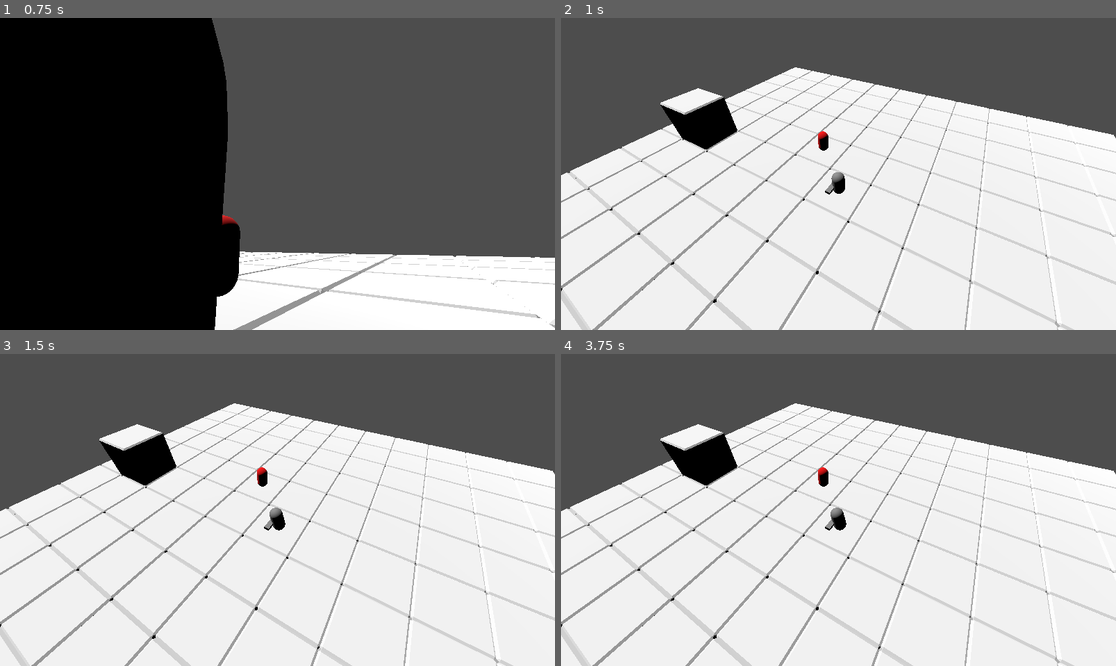
Above: before the commit, frames 1-4 (two rows, left to right).
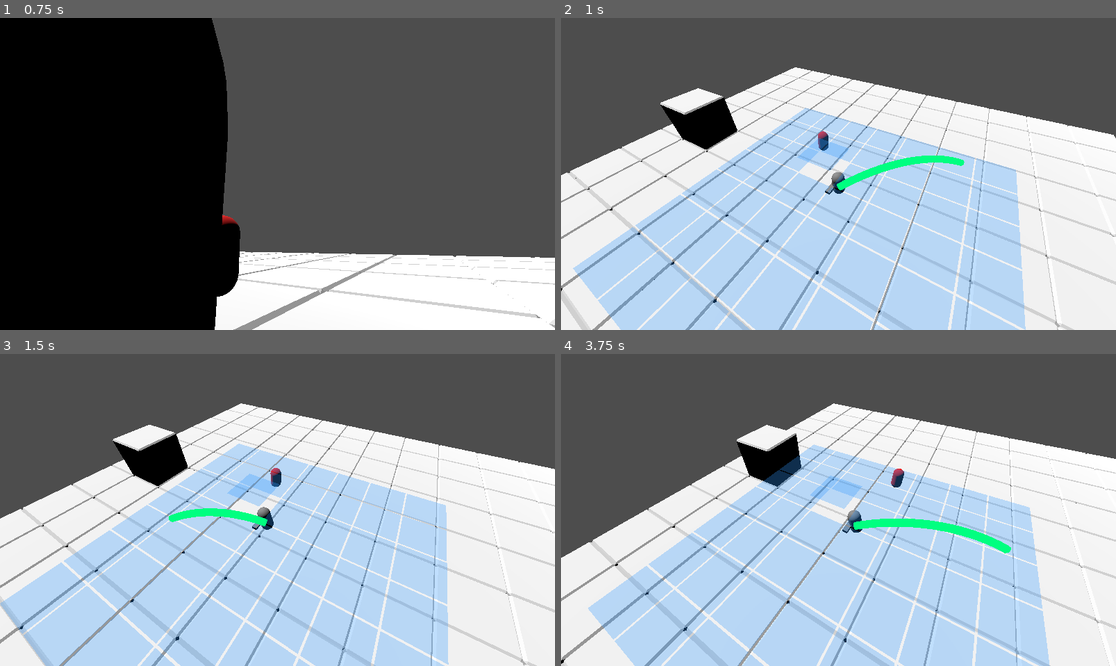
Above: after the commit, the same moments.

Repository: NipunaGi/HackPrinceton_SRPG
Game: Godot game, scene res://Scenes/node_3d.tscn
Two runs of this game, one before a commit and one after it. Both use one fixed random seed, a clock stepped at 60 frames per second and the inputs below.
Inputs (mouse positions are in pixels of both pictures, inside the frame that each line leads up to):
- Up to frame 1 (0.75 s): move the mouse to (399, 158) at 0.52 s; hold E (tiltRight) from 0.53 s (still down); click (399, 158) at 0.67 s
- Up to frame 2 (1 s): keep holding E (tiltRight); tap Space (jump) at 0.77 s
- Up to frame 3 (1.5 s): move the mouse to (166, 525) at 1.27 s; release E (tiltRight) at 1.28 s; hold Q (tiltLeft) from 1.28 s (still down); click (166, 525) at 1.42 s
- Up to frame 4 (3.75 s): tap Space (jump) at 1.52, 2.75, 3.02 s; tap Enter at 2, 3.5 s; move the mouse to (894, 441) at 2.02 s; release Q (tiltLeft) at 2.03 s; hold E (tiltRight) 2.03-3.53 s; click (894, 441) at 2.17 s; move the mouse to (810, 572) at 2.77 s; click (810, 572) at 2.92 s; move the mouse to (1005, 556) at 3.52 s; hold Q (tiltLeft) from 3.53 s (still down); click (1005, 556) at 3.67 s

Frame 1 is identical in both runs. In frame 2, 39% of the frame differs, in the area x 2-84%, y 28-100%; in frame 3, 46%; in frame 4, 51%, in the area x 0-100%, y 15-100%.

Commit message:
Update Player.gd
gl

Diff:
--- a/project-srpg/Scripts/Player.gd
+++ b/project-srpg/Scripts/Player.gd
@@ -3,12 +3,25 @@
 # ----- Grid / Movement -----
 @export var grid_size = 4.0
 @export var move_duration = 0.2
-@export var move_range = 1 # 3x3 grid (1 tile away)
+@export var move_range = 3 # 3x3 grid (1 tile away)
 
 # ----- Camera / Tilt -----
 @export var sensitivity = 100
 @export var camera_tilt = 1.0
 @export var peek_offset = 3.0
+
+# ----- Line Settings -----
+@export var line_color = Color(0.0, 1.0, 0.5, 1.0) # Bright green, fully opaque
+@export var line_width = 0.3 # Width of the line cylinder
+@export var line_height_offset = 0.5 # Height above ground
+@export var arc_height = 2.0 # Height of the arc curve
+@export var path_segments = 20 # Number of segments in the curved path
+
+# ----- Range Display Settings -----
+@export var show_range_indicator = true
+@export var range_color = Color(0.2, 0.6, 1.0, 0.3) # Blue semi-transparent
+@export var range_outline_color = Color(0.3, 0.7, 1.0, 0.6) # Brighter blue for outline
+@export var range_outline_width = 0.1
 
 # Nodes
 @onready var ray_cast: RayCast3D = $RayCast3D
@@ -17,6 +30,12 @@
 @onready var mesh: Node3D = $MeshInstance3D
 @onready var tp_cam: Camera3D = $"../CameraSpringArm/TP_CAM"
 
+# Line visualization
+var line_mesh_instance: MeshInstance3D
+var range_indicator: MeshInstance3D
+var current_target_pos: Vector3 = Vector3.ZERO
+var is_valid_target: bool = false
+
 # State
 var is_moving = false
 var tilted_left = false
@@ -29,6 +48,21 @@
 	global_position.z = snapped(global_position.z, grid_size)
 	original_x = parent.position.x
 
+	# Create line mesh instance
+	line_mesh_instance = MeshInstance3D.new()
+	add_child(line_mesh_instance)
+	line_mesh_instance.visible = false
+
+	# Create range indicator
+	range_indicator = MeshInstance3D.new()
+	add_child(range_indicator)
+	range_indicator.visible = false
+
+	# Delay range creation to ensure physics is ready
+	await get_tree().process_frame
+	if show_range_indicator:
+		create_range_indicator()
+
 func _physics_process(delta: float) -> void:
 	# Gravity
 	if not is_on_floor():
@@ -36,6 +70,15 @@
 
 	move_and_slide()
 	handle_tilt(delta)
+
+	# Update line visualization in TP mode
+	if get_viewport().get_camera_3d() == tp_cam:
+		update_movement_line()
+		if show_range_indicator and range_indicator:
+			range_indicator.visible = true
+	else:
+		if range_indicator:
+			range_indicator.visible = false
 
 func _input(event):
 	# Mouse look (FP_CAM only rotates locally)
@@ -53,9 +96,94 @@
 	if Input.is_action_pressed("jump"):
 		switch_camera()
 
-# ------------------ Movement ------------------
-
-func move_to_clicked_tile(mouse_pos: Vector2) -> void:
+# ------------------ Movement Line ------------------
+
+func create_range_indicator() -> void:
+	# Create a grid-based square range indicator
+	var arrays = []
+	arrays.resize(Mesh.ARRAY_MAX)
+
+	var vertices = PackedVector3Array()
+	var indices = PackedInt32Array()
+	var normals = PackedVector3Array()
+
+	# Setup raycast for checking tile existence
+	var space_state = get_world_3d().direct_space_state
+
+	# Create a square grid of tiles within range
+	for x in range(-move_range, move_range + 1):
+		for z in range(-move_range, move_range + 1):
+			var tile_x = x * grid_size
+			var tile_z = z * grid_size
+
+			# Calculate the target grid position
+			var tile_world_x = global_position.x + tile_x
+			var tile_world_z = global_position.z + tile_z
+
+			# Raycast downward to check if tile exists
+			var ray_origin = Vector3(tile_world_x, global_position.y + 5, tile_world_z)
+			var ray_end = Vector3(tile_world_x, global_position.y - 5, tile_world_z)
+
+			var ray_params = PhysicsRayQueryParameters3D.new()
+			ray_params.from = ray_origin
+			ray_params.to = ray_end
+			ray_params.exclude = [self]
+
+			var result = space_state.intersect_ray(ray_params)
+
+			# Only create tile indicator if ground exists
+			if result:
+				# Create a slightly raised square for each tile
+				var half_tile = grid_size * 0.48 # Slightly smaller to show gaps
+				var height = result.position.y + 0.05 # Place just above the detected ground
+
+				var base_index = vertices.size()
+
+				# Bottom vertices (in global space)
+				vertices.append(Vector3(tile_world_x - half_tile, height, tile_world_z - half_tile))
+				vertices.append(Vector3(tile_world_x + half_tile, height, tile_world_z - half_tile))
+				vertices.append(Vector3(tile_world_x + half_tile, height, tile_world_z + half_tile))
+				vertices.append(Vector3(tile_world_x - half_tile, height, tile_world_z + half_tile))
+
+				# Normals pointing up
+				for i in range(4):
+					normals.append(Vector3.UP)
+
+				# Create two triangles for the tile
+				indices.append(base_index + 0)
+				indices.append(base_index + 1)
+				indices.append(base_index + 2)
+
+				indices.append(base_index + 0)
+				indices.append(base_index + 2)
+				indices.append(base_index + 3)
+
+	# Only create mesh if we have vertices
+	if vertices.size() > 0:
+		arrays[Mesh.ARRAY_VERTEX] = vertices
+		arrays[Mesh.ARRAY_INDEX] = indices
+		arrays[Mesh.ARRAY_NORMAL] = normals
+
+		var array_mesh = ArrayMesh.new()
+		array_mesh.add_surface_from_arrays(Mesh.PRIMITIVE_TRIANGLES, arrays)
+
+		# Create semi-transparent material
+		var material = StandardMaterial3D.new()
+		material.shading_mode = BaseMaterial3D.SHADING_MODE_UNSHADED
+		material.albedo_color = range_color
+		material.transparency = BaseMaterial3D.TRANSPARENCY_ALPHA
+		material.blend_mode = BaseMaterial3D.BLEND_MODE_MIX
+		material.depth_draw_mode = BaseMaterial3D.DEPTH_DRAW_DISABLED
+		material.no_depth_test = true
+		material.cull_mode = BaseMaterial3D.CULL_DISABLED
+
+		array_mesh.surface_set_material(0, material)
+		range_indicator.mesh = array_mesh
+		range_indicator.global_position = Vector3.ZERO # Use global coordinates
+		range_indicator.global_rotation = Vector3.ZERO
+
+func update_movement_line() -> void:
+	var mouse_pos = get_viewport().get_mouse_position()
 	var from = tp_cam.project_ray_origin(mouse_pos)
 	var to = from + tp_cam.project_ray_normal(mouse_pos) * 1000
 	var space_state = get_world_3d().direct_space_state
@@ -73,16 +201,176 @@
 		var player_grid_x = round(global_position.x / grid_size)
 		var player_grid_z = round(global_position.z / grid_size)
 
+		# Check if within move range
+		if abs(target_grid_x - player_grid_x) <= move_range and abs(target_grid_z - player_grid_z) <= move_range:
+			var target_global = Vector3(target_grid_x * grid_size, global_position.y, target_grid_z * grid_size)
+
+			# Verify the target position has ground beneath it
+			var verify_ray_params = PhysicsRayQueryParameters3D.new()
+			verify_ray_params.from = target_global + Vector3(0, 5, 0)
+			verify_ray_params.to = target_global + Vector3(0, -5, 0)
+			verify_ray_params.exclude = [self]
+
+			var verify_result = space_state.intersect_ray(verify_ray_params)
+
+			if verify_result:
+				# Ground exists at target location
+				current_target_pos = target_global
+				is_valid_target = true
+				draw_line_to_target()
+			else:
+				# No ground at target location
+				is_valid_target = false
+				line_mesh_instance.visible = false
+		else:
+			is_valid_target = false
+			line_mesh_instance.visible = false
+	else:
+		is_valid_target = false
+		line_mesh_instance.visible = false
+
+func draw_line_to_target() -> void:
+	if not is_valid_target:
+		return
+
+	var start_pos = global_position + Vector3(0, line_height_offset, 0)
+	var end_pos = current_target_pos + Vector3(0, line_height_offset, 0)
+
+	# Calculate arc midpoint (raised in the air)
+	var horizontal_distance = Vector3(start_pos.x, 0, start_pos.z).distance_to(Vector3(end_pos.x, 0, end_pos.z))
+	var arc_mid = (start_pos + end_pos) / 2.0
+	arc_mid.y += arc_height * (horizontal_distance / grid_size) * 0.5 # Scale arc with distance
+
+	# Generate curved path points using quadratic Bezier curve
+	var path_points = []
+	for i in range(path_segments + 1):
+		var t = float(i) / float(path_segments)
+		var point = quadratic_bezier(start_pos, arc_mid, end_pos, t)
+		path_points.append(point)
+
+	# Create tube mesh along the path
+	var arrays = []
+	arrays.resize(Mesh.ARRAY_MAX)
+
+	var vertices = PackedVector3Array()
+	var indices = PackedInt32Array()
+	var normals = PackedVector3Array()
+
+	var radial_segments = 8
+
+	# Generate vertices along the path (in global space)
+	for i in range(path_points.size()):
+		var point = path_points[i]
+		var tangent: Vector3
+
+		# Calculate tangent direction
+		if i == 0:
+			tangent = (path_points[i + 1] - point).normalized()
+		elif i == path_points.size() - 1:
+			tangent = (point - path_points[i - 1]).normalized()
+		else:
+			tangent = (path_points[i + 1] - path_points[i - 1]).normalized()
+
+		# Create a perpendicular basis
+		var arbitrary = Vector3.UP if abs(tangent.dot(Vector3.UP)) < 0.9 else Vector3.RIGHT
+		var bitangent = tangent.cross(arbitrary).normalized()
+		var normal_base = bitangent.cross(tangent).normalized()
+
+		# Create ring of vertices
+		for j in range(radial_segments):
+			var angle = (float(j) / float(radial_segments)) * TAU
+			var offset = (normal_base * cos(angle) + bitangent * sin(angle)) * line_width
+			vertices.append(point + offset) # Keep in global space
+			normals.append(offset.normalized())
+
+	# Generate indices for triangles
+	for i in range(path_points.size() - 1):
+		for j in range(radial_segments):
+			var current_ring = i * radial_segments
+			var next_ring = (i + 1) * radial_segments
+			var next_j = (j + 1) % radial_segments
+
+			# Two triangles per quad
+			indices.append(current_ring + j)
+			indices.append(next_ring + j)
+			indices.append(current_ring + next_j)
+
+			indices.append(current_ring + next_j)
+			indices.append(next_ring + j)
+			indices.append(next_ring + next_j)
+
+	arrays[Mesh.ARRAY_VERTEX] = vertices
+	arrays[Mesh.ARRAY_INDEX] = indices
+	arrays[Mesh.ARRAY_NORMAL] = normals
+
+	# Create the mesh
+	var array_mesh = ArrayMesh.new()
+	array_mesh.add_surface_from_arrays(Mesh.PRIMITIVE_TRIANGLES, arrays)
+
+	# Create material
+	var material = StandardMaterial3D.new()
+	material.shading_mode = BaseMaterial3D.SHADING_MODE_UNSHADED
+	material.albedo_color = line_color
+	material.no_depth_test = true
+	material.disable_receive_shadows = true
+	material.cull_mode = BaseMaterial3D.CULL_DISABLED
+
+	array_mesh.surface_set_material(0, material)
+
+	line_mesh_instance.mesh = array_mesh
+	# Position at world origin since vertices are in global space
+	line_mesh_instance.global_position = Vector3.ZERO
+	line_mesh_instance.global_rotation = Vector3.ZERO
+	line_mesh_instance.visible = true
+
+# Quadratic Bezier curve function
+func quadratic_bezier(p0: Vector3, p1: Vector3, p2: Vector3, t: float) -> Vector3:
+	var q0 = p0.lerp(p1, t)
+	var q1 = p1.lerp(p2, t)
+	return q0.lerp(q1, t)
+
+# ------------------ Movement ------------------
+
+func move_to_clicked_tile(mouse_pos: Vector2) -> void:
+	var from = tp_cam.project_ray_origin(mouse_pos)
+	var to = from + tp_cam.project_ray_normal(mouse_pos) * 1000
+	var space_state = get_world_3d().direct_space_state
+
+	var ray_params = PhysicsRayQueryParameters3D.new()
+	ray_params.from = from
+	ray_params.to = to
+	ray_params.exclude = [self]
+
+	var result = space_state.intersect_ray(ray_params)
+	if result:
+		var click_pos = result.position
+		var target_grid_x = round(click_pos.x / grid_size)
+		var target_grid_z = round(click_pos.z / grid_size)
+		var player_grid_x = round(global_position.x / grid_size)
+		var player_grid_z = round(global_position.z / grid_size)
+
 		# Restrict to 3x3 grid
 		if abs(target_grid_x - player_grid_x) <= move_range and abs(target_grid_z - player_grid_z) <= move_range:
 			var target_global = Vector3(target_grid_x * grid_size, global_position.y, target_grid_z * grid_size)
-			start_grid_move(target_global)
+
+			# Verify the target position has ground beneath it
+			var verify_ray_params = PhysicsRayQueryParameters3D.new()
+			verify_ray_params.from = target_global + Vector3(0, 5, 0)
+			verify_ray_params.to = target_global + Vector3(0, -5, 0)
+			verify_ray_params.exclude = [self]
+
+			var verify_result = space_state.intersect_ray(verify_ray_params)
+
+			if verify_result:
+				# Only move if ground exists
+				start_grid_move(target_global)
 
 func start_grid_move(target_position: Vector3) -> void:
 	if is_moving:
 		return
 
 	is_moving = true
+	line_mesh_instance.visible = false # Hide line during movement
 
 	# Check collisions
 	ray_cast.position = Vector3(0, 0.5, 0)
@@ -141,3 +429,5 @@
 		tp_cam.make_current()
 	else:
 		fp_cam.make_current()
+		line_mesh_instance.visible = false # Hide line in FP mode
+		range_indicator.visible = false # Hide range in FP mode
